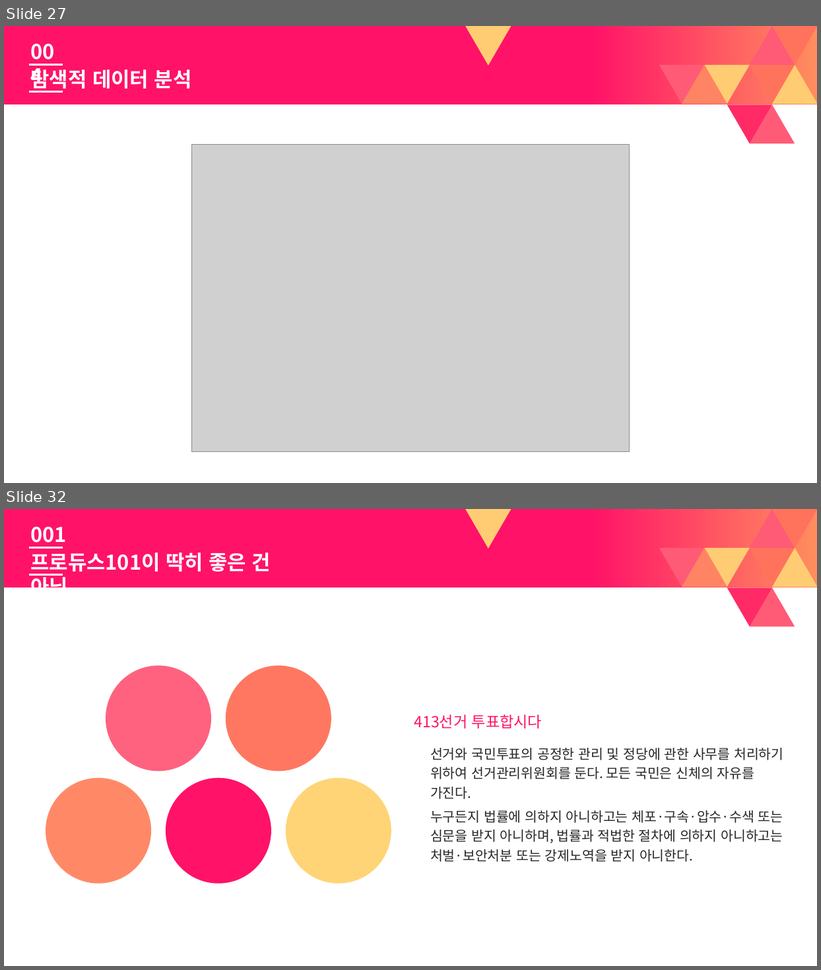
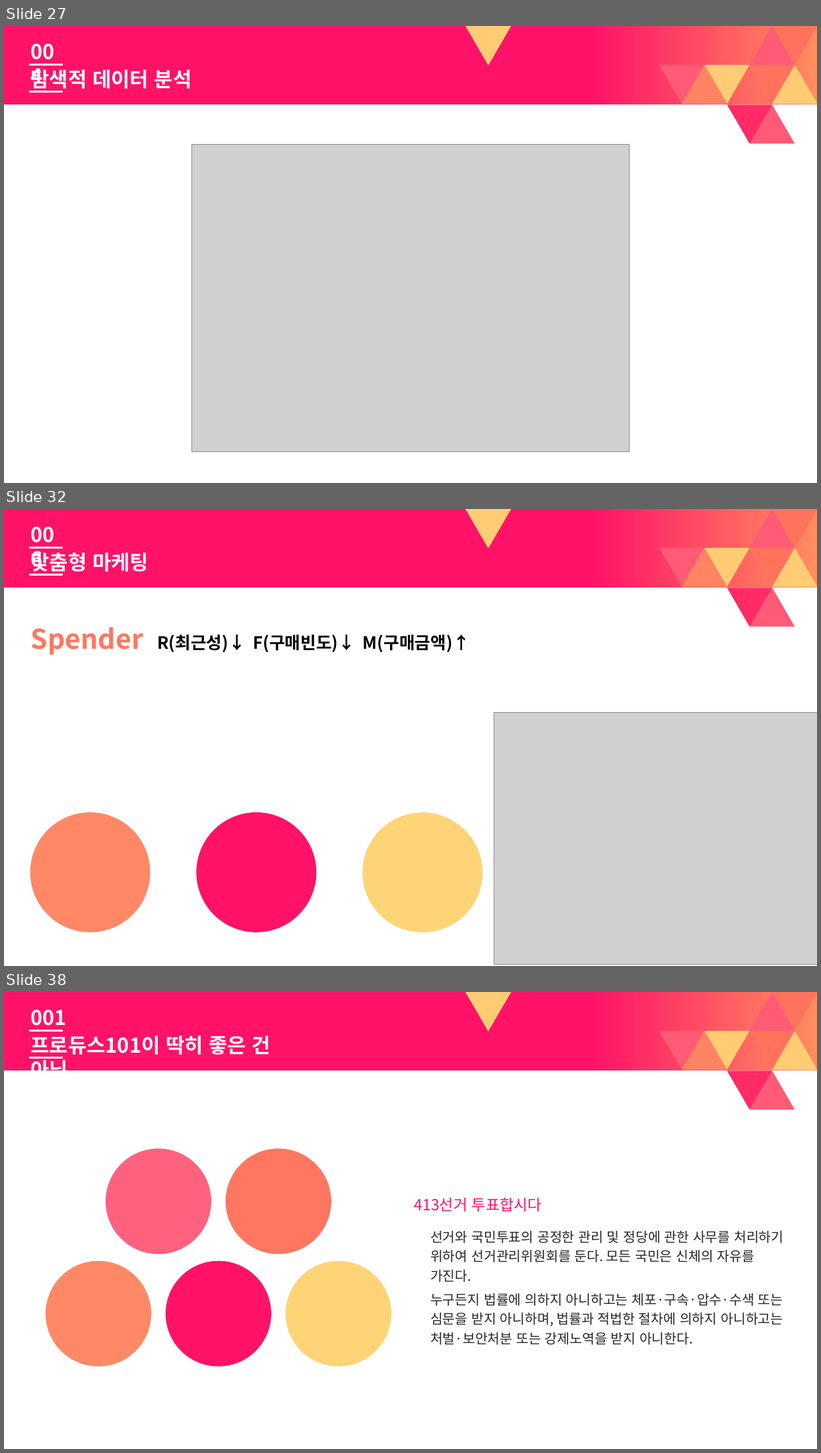
Before and after one commit to vlufoot/smu_team_6, a slide deck: 빅데이터 Presentation darft.pptx. Shown one above the other, each under a label of ours: slides 27 and 32 before the commit, slides 27, 32 and 38 after it; the slides between them are not shown. The pictures are 821x970 and 821x1453 pixels, drawn with LibreOffice and Linux fonts; fonts in the diff are those of the drawing; grey boxes stand for pictures. Boxes give left, top, right and bottom in pixels: in the first picture for what was removed or moved away, otherwise in the second. Text is boxed around its words. In the diff, an @@ line names an element or a change of style, - is before the commit and + after.

```diff
--- a/빅데이터 Presentation darft.pptx
+++ b/빅데이터 Presentation darft.pptx
@@ slide 32 added at [4,509,817,966], background #FFFFFF; not listed: 11 template elements that a slide beside it also shows @@
@@ text added at [24,519,73,549], 24 pt, text #FFFFFF, bold @@
+006
@@ line added from (30, 547) to (62, 547), #FFFFFF 2 pt @@
@@ text added at [30,551,149,576], 24 pt, text #FFFFFF, bold @@
+맞춤형 마케팅
@@ line added from (30, 574) to (62, 574), #FFFFFF 2 pt @@
@@ text added at [30,627,470,655], 20 pt, text #000000, bold @@
+Spender R(최근성)↓ F(구매빈도)↓ M(구매금액)↑
@@ picture added at [494,713,817,965] @@
@@ ellipse added at [30,813,151,933], fill #FF8967 @@
@@ ellipse added at [196,813,316,933], fill #FF1268 @@
@@ ellipse added at [362,813,483,933], fill #FFD477 @@
@@ what was slide 32 is now slide 38 @@
```
Also in this commit, not shown: 8 slides changed, 10 other slides added, 4 slides removed.
